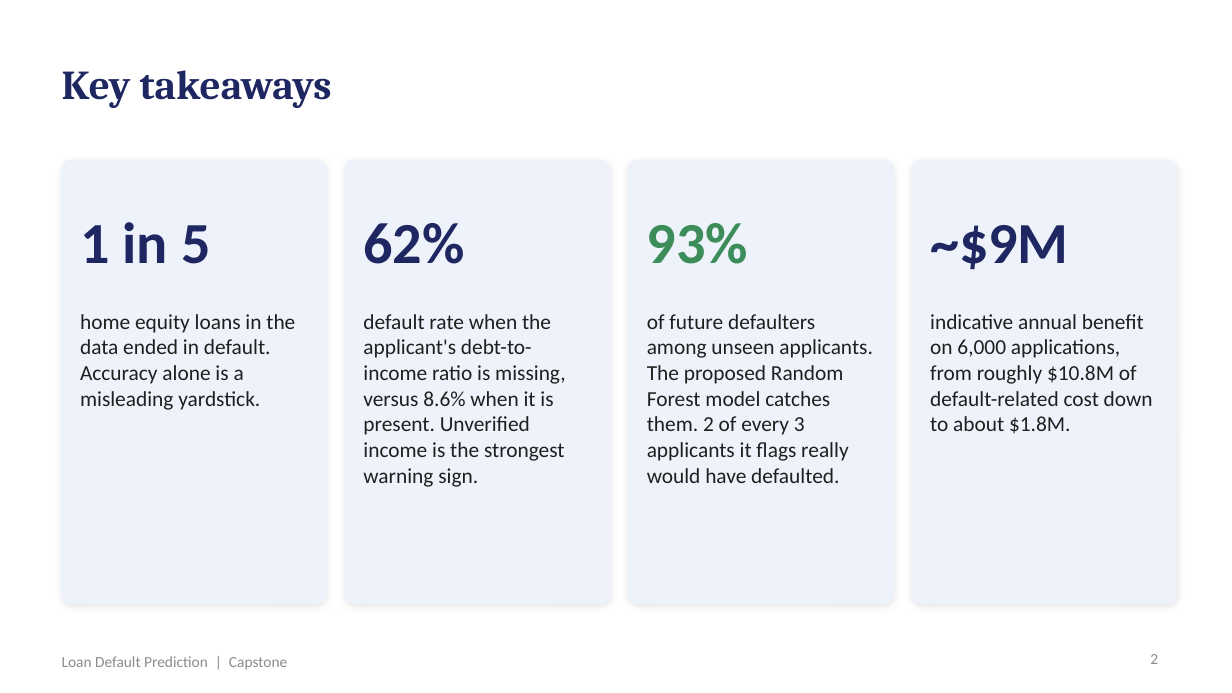
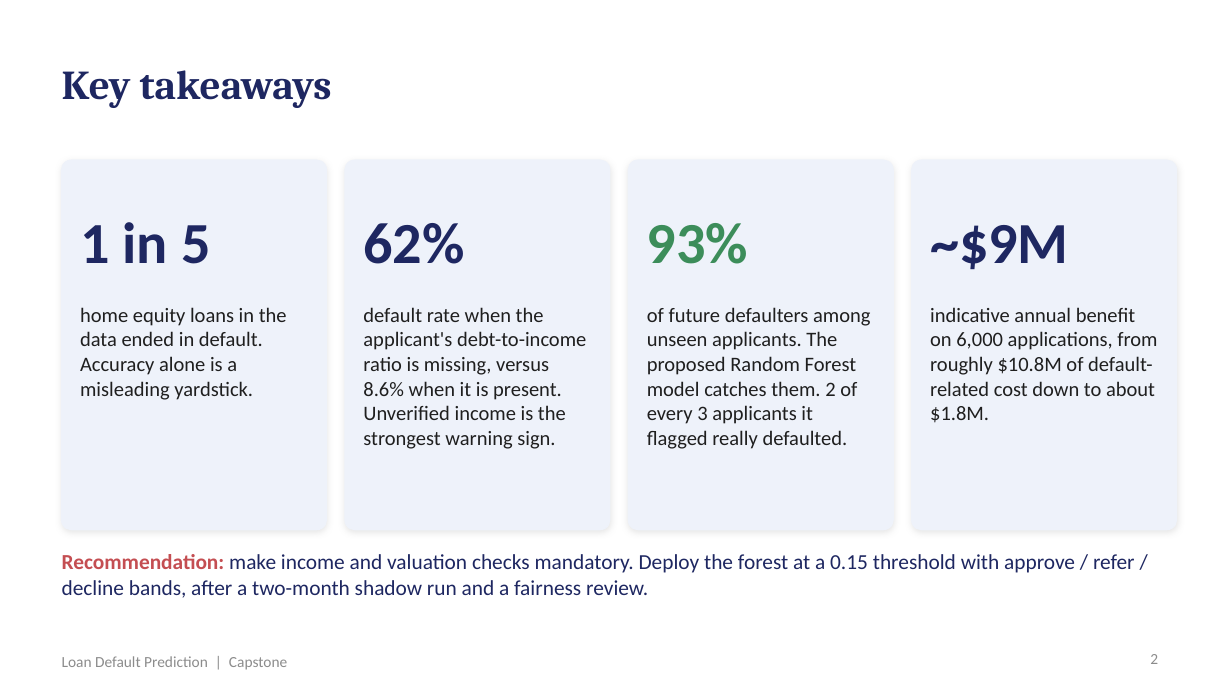
Before and after one commit to shubham1891/Personal-code, a slide deck: slide 2 of presentation/Loan_Default_Prediction_Presentation.pptx. Drawn at 1232x693 pixels with LibreOffice and Linux fonts; fonts in the diff are those of the drawing. Boxes give left, top, right and bottom in pixels: in the first picture for what was removed or moved away, otherwise in the second. Text is boxed around its words. In the diff, an @@ line names an element or a change of style, - is before the commit and + after.

```diff
--- a/presentation/Loan_Default_Prediction_Presentation.pptx
+++ b/presentation/Loan_Default_Prediction_Presentation.pptx
@@ rounded rectangle: place and size @@
-rounded rectangle at (62, 160, 326, 604)
+rounded rectangle at (62, 160, 326, 530)
@@ rounded rectangle: place and size @@
-rounded rectangle at (345, 160, 610, 604)
+rounded rectangle at (345, 160, 610, 530)
@@ rounded rectangle: place and size @@
-rounded rectangle at (628, 160, 893, 604)
+rounded rectangle at (628, 160, 893, 530)
@@ rounded rectangle: place and size @@
-rounded rectangle at (912, 160, 1177, 604)
+rounded rectangle at (912, 160, 1177, 530)
@@ text at (647, 307, 870, 449): text changed; size 12.5 to 12 pt @@
-of future defaulters among unseen applicants. The proposed Random Forest model catches them. 2 of every 3 applicants it flags really would have defaulted.
+of future defaulters among unseen applicants. The proposed Random Forest model catches them. 2 of every 3 applicants it flagged really defaulted.
@@ size 12.5 to 12 pt in 3 elements at (80, 307, 287, 400), (363, 307, 586, 449), (930, 307, 1157, 423) @@
@@ text added at (62, 554, 1135, 598), 12.5 pt, text #1E2761 @@
+Recommendation: make income and valuation checks mandatory. Deploy the forest at a 0.15 threshold with approve / refer / decline bands, after a two-month shadow run and a fairness review.
```
Also in this commit, not shown: 10 other slides changed, 20 other files.
